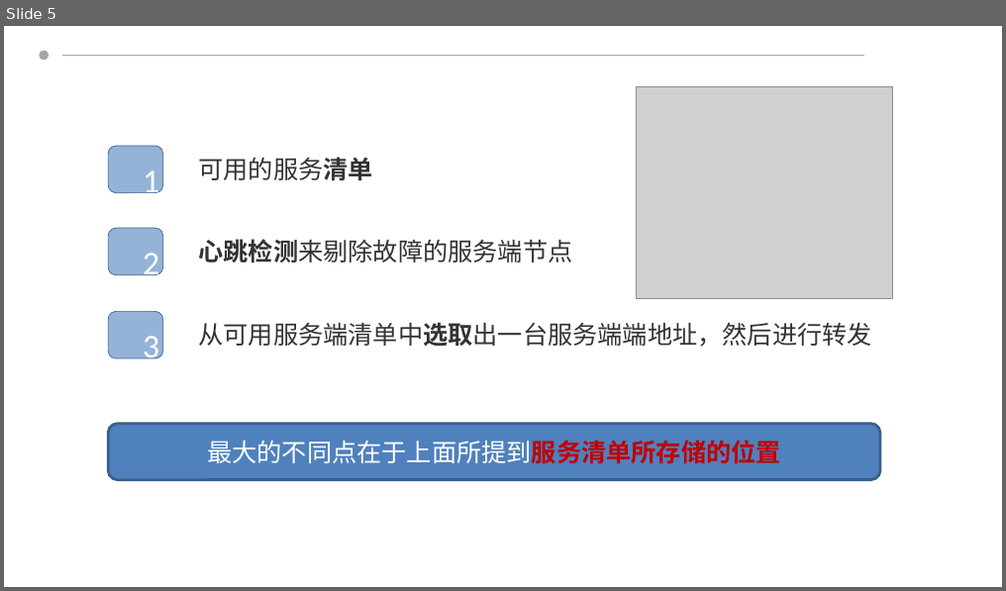
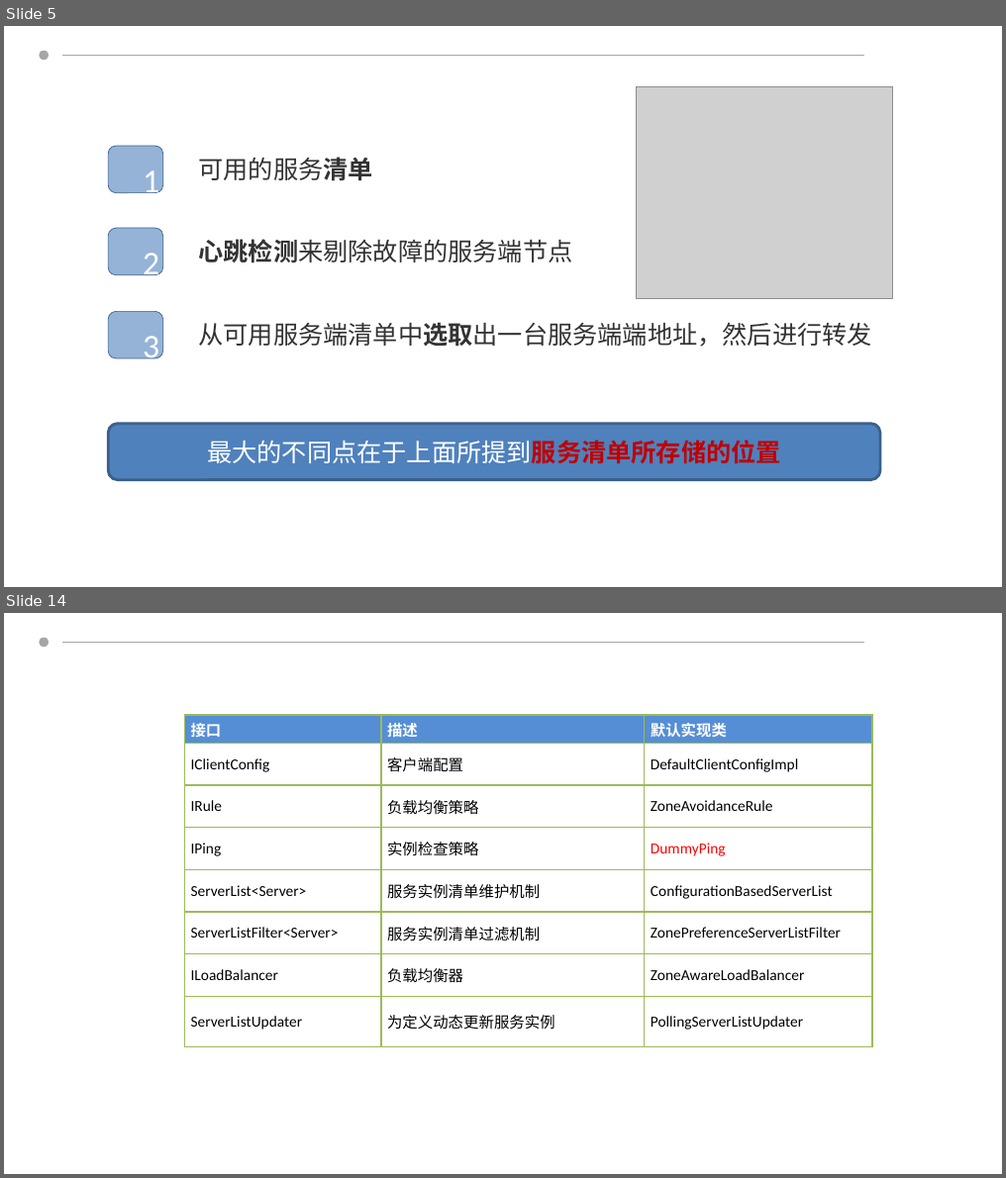
Before and after one commit to ziyanjupan/-ReadingNotes, a slide deck: Ribbon解析 .pptx. Shown one above the other, each under a label of ours: slide 5 before the commit, slides 5 and 14 after it; the slides between them are not shown. The pictures are 1006x591 and 1006x1178 pixels, drawn with LibreOffice and Linux fonts; fonts in the diff are those of the drawing; grey boxes stand for pictures; background and template pictures are left out. Boxes give left, top, right and bottom in pixels: in the first picture for what was removed or moved away, otherwise in the second. Text is boxed around its words. In the diff, an @@ line names an element or a change of style, - is before the commit and + after.

```diff
--- a/Ribbon解析 .pptx
+++ b/Ribbon解析 .pptx
@@ slide 14 added at (x1=4, y1=613, x2=1002, y2=1174), background #FFFFFF; not listed: 2 template elements that a slide beside it also shows @@
@@ table added at (x1=184, y1=715, x2=872, y2=1043), 8 rows, 3 columns @@
+接口 | 描述 | 默认实现类
+IClientConfig | 客户端配置 | DefaultClientConfigImpl
+IRule | 负载均衡策略 | ZoneAvoidanceRule
+IPing | 实例检查策略 | DummyPing
+ServerList<Server> | 服务实例清单维护机制 | ConfigurationBasedServerList
+ServerListFilter<Server> | 服务实例清单过滤机制 | ZonePreferenceServerListFilter
+ILoadBalancer | 负载均衡器 | ZoneAwareLoadBalancer
+ServerListUpdater | 为定义动态更新服务实例 | PollingServerListUpdater
```
Also in this commit, not shown: 9 slides changed, 3 other slides added, 2 slides removed.
